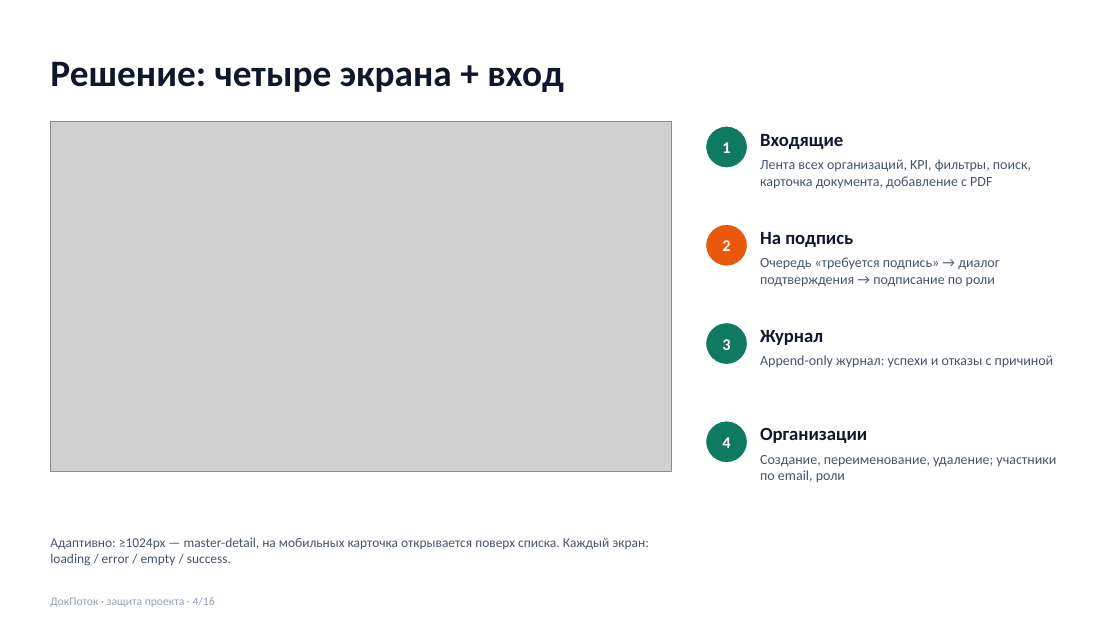
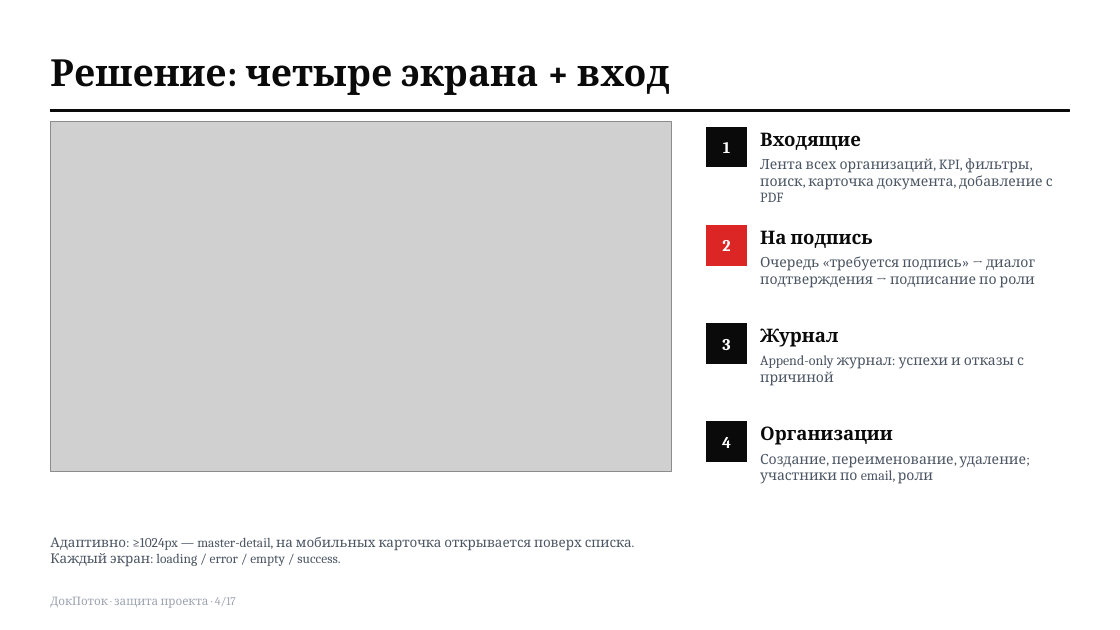
Before and after one commit to topchiiaa-eng/docflow, a slide deck: slide 4 of docs/presentation.pptx. Drawn at 1120x630 pixels with LibreOffice and Linux fonts; fonts in the diff are those of the drawing; grey boxes stand for pictures. Boxes give left, top, right and bottom in pixels: in the first picture for what was removed or moved away, otherwise in the second. Text is boxed around its words. In the diff, an @@ line names an element or a change of style, - is before the commit and + after.

```diff
--- a/docs/presentation.pptx
+++ b/docs/presentation.pptx
@@ rectangle added at bbox=[50, 109, 1070, 112], fill #0A0A0A, outline #0A0A0A 1 pt @@
@@ ellipse removed at bbox=[706, 126, 748, 168] @@
@@ rectangle added at bbox=[706, 126, 748, 168], fill #0A0A0A, outline #FFFFFF 1 pt @@
@@ ellipse removed at bbox=[706, 224, 748, 266] @@
@@ rectangle added at bbox=[706, 224, 748, 266], fill #DC2626, outline #FFFFFF 1 pt @@
@@ ellipse removed at bbox=[706, 323, 748, 365] @@
@@ rectangle added at bbox=[706, 323, 748, 365], fill #0A0A0A, outline #FFFFFF 1 pt @@
@@ font Calibri to Cambria, text colour #0F172A to #0A0A0A in 5 elements at bbox=[50, 59, 670, 95], bbox=[760, 132, 861, 150], bbox=[760, 230, 873, 248], bbox=[760, 328, 838, 347], bbox=[760, 426, 893, 445] @@
@@ font Calibri to Cambria in 4 elements at bbox=[723, 142, 730, 153], bbox=[722, 240, 730, 251], bbox=[722, 339, 730, 350], bbox=[722, 437, 731, 448] @@
@@ ellipse removed at bbox=[706, 421, 748, 463] @@
@@ rectangle added at bbox=[706, 421, 748, 463], fill #0A0A0A, outline #FFFFFF 1 pt @@
@@ font Calibri to Cambria, text colour #475569 to #4B5563 in 5 elements at bbox=[760, 158, 1053, 202], bbox=[760, 256, 1035, 288], bbox=[760, 355, 1024, 386], bbox=[760, 454, 1026, 484], bbox=[50, 537, 632, 567] @@
@@ text at bbox=[50, 597, 236, 608]: text changed; font Calibri to Cambria; text colour #94A3B8 to #9CA3AF @@
-ДокПоток · защита проекта · 4/16
+ДокПоток · защита проекта · 4/17
```
Also in this commit, not shown: 15 other slides changed, 1 slide added, 12 other files.
